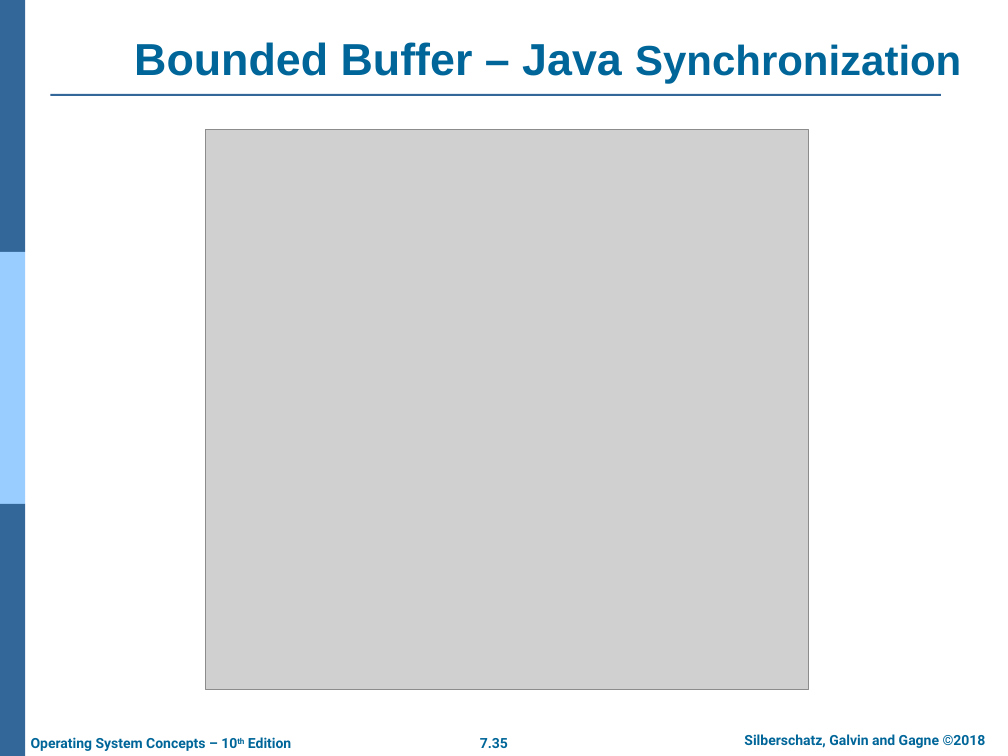
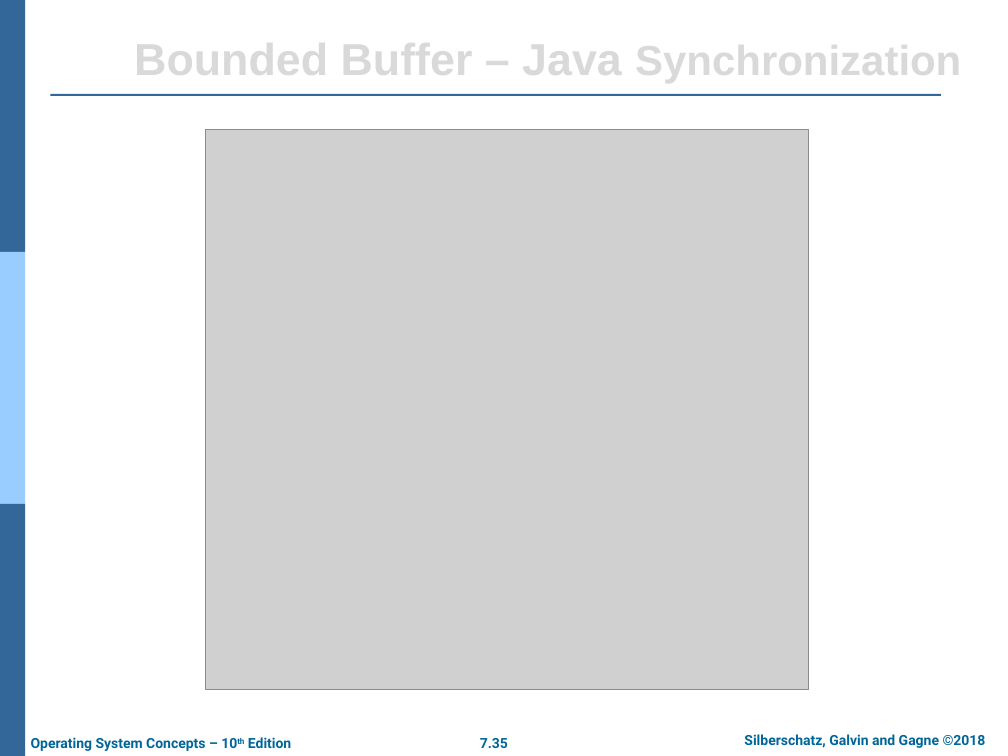
Before and after one commit to chriswjh/chriswjh.github.io, a slide deck: slide 35 of OSu/Chap07.pptx. Drawn at 1008x756 pixels with LibreOffice and Linux fonts; fonts in the diff are those of the drawing; grey boxes stand for pictures; background and template pictures are left out. Boxes give left, top, right and bottom in pixels: in the first picture for what was removed or moved away, otherwise in the second. Text is boxed around its words. In the diff, an @@ line names an element or a change of style, - is before the commit and + after.

```diff
--- a/OSu/Chap07.pptx
+++ b/OSu/Chap07.pptx
@@ title "Bounded Buffer – Java Synchronization" at box(134, 35, 961, 85): text colour #006699 to #D9D9D9 @@
```
Also in this commit, not shown: 12 other slides changed, 2 other files.
